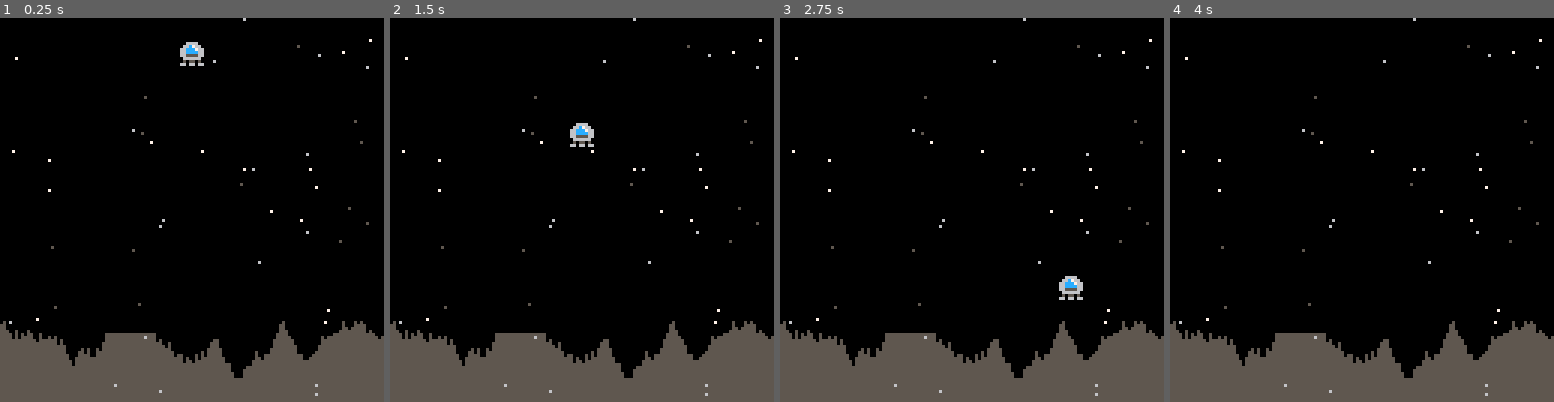
Above: before the commit, frames 1-4 (left to right).
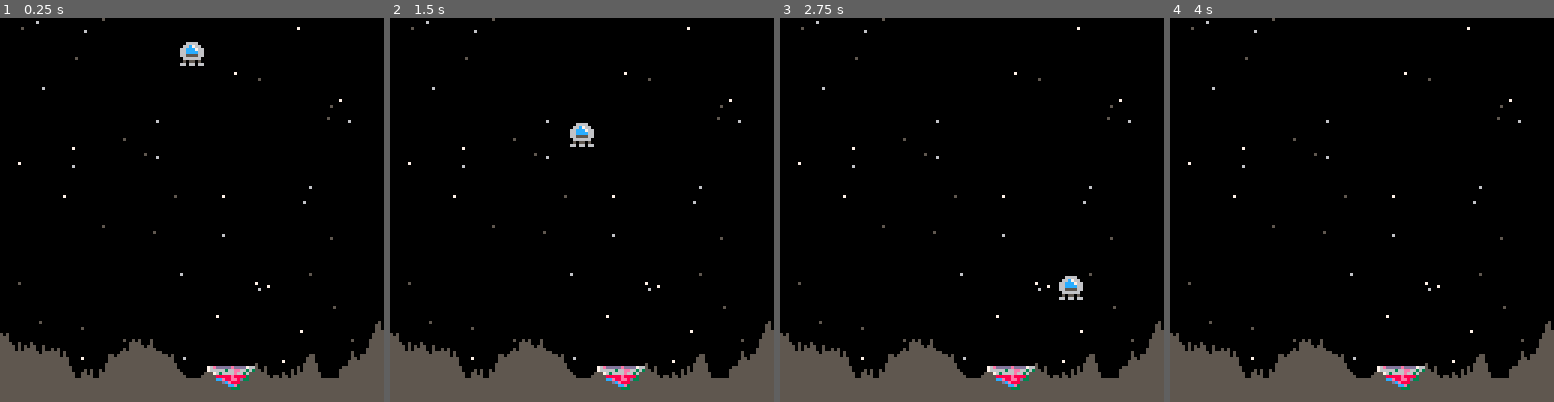
Above: after the commit, the same moments.

Repository: geopet/pico-8-lander
Game: PICO-8 cartridge lander.p8
Two runs of this game, one before a commit and one after it. Both use one fixed random seed, a clock stepped at 60 frames per second and the inputs below.
Inputs:
- Up to frame 1 (0.25 s): no input
- Up to frame 2 (1.5 s): no input
- Up to frame 3 (2.75 s): hold Right 1.6-2.1 s; hold Up 2.15-2.42 s; hold Right from 2.47 s (still down)
- Up to frame 4 (4 s): release Right at 3.03 s; hold Left 3.08-3.58 s

The runs differ from the first frame. In frame 1, 5.6% of the frame differs, in the area x 0-100%, y 0-99%; in frame 2, 5.6%; in frame 3, 5.6%; in frame 4, 5.6%.

Commit message:
Improve landing pad

Diff:
--- a/lander.p8
+++ b/lander.p8
@@ -4,9 +4,9 @@
 
 function _init()
   g=0.025         -- gravity
+  make_stars()
+  make_ground()
   make_player()
-  make_ground()
-  make_stars()
 end
 
 function _update()
@@ -15,8 +15,8 @@
 
 function _draw()
   cls()
+  draw_stars()
   draw_ground()
-  draw_stars()
   draw_player()
 end
 
@@ -132,16 +132,17 @@
   for i=0,127 do
     line(i,gnd[i],i,127,5)
   end
+  spr(pad.sprite,pad.x,pad.y,2,1)
 end
 
 __gfx__
-00000000006666000000000000000000000000000000000000000000000000000000000000000000000000000000000000000000000000000000000000000000
-00000000066c76600000000000000000000000000000000000000000000000000000000000000000000000000000000000000000000000000000000000000000
-0070070066ccc7660000000000000000000000000000000000000000000000000000000000000000000000000000000000000000000000000000000000000000
-0007700066cccc660000000000000000000000000000000000000000000000000000000000000000000000000000000000000000000000000000000000000000
-00077000665555660000000000000000000000000000000000000000000000000000000000000000000000000000000000000000000000000000000000000000
-00700700066666600000000000000000000000000000000000000000000000000000000000000000000000000000000000000000000000000000000000000000
-00000000050550500000000000000000000000000000000000000000000000000000000000000000000000000000000000000000000000000000000000000000
-00000000660660660000000000000000000000000000000000000000000000000000000000000000000000000000000000000000000000000000000000000000
+000000000066660076edddddedddd766000000000000000000000000000000000000000000000000000000000000000000000000000000000000000000000000
+00000000066c7660766666366ee66363000000000000000000000000000000000000000000000000000000000000000000000000000000000000000000000000
+0070070066ccc766007636666e663600000000000000000000000000000000000000000000000000000000000000000000000000000000000000000000000000
+0007700066cccc6600088888e8888300000000000000000000000000000000000000000000000000000000000000000000000000000000000000000000000000
+0007700066555566000cce88ee8d3300000000000000000000000000000000000000000000000000000000000000000000000000000000000000000000000000
+007007000666666000000dce88800000000000000000000000000000000000000000000000000000000000000000000000000000000000000000000000000000
+00000000050550500000000cce300000000000000000000000000000000000000000000000000000000000000000000000000000000000000000000000000000
+00000000660660660000000033300000000000000000000000000000000000000000000000000000000000000000000000000000000000000000000000000000
 
 
